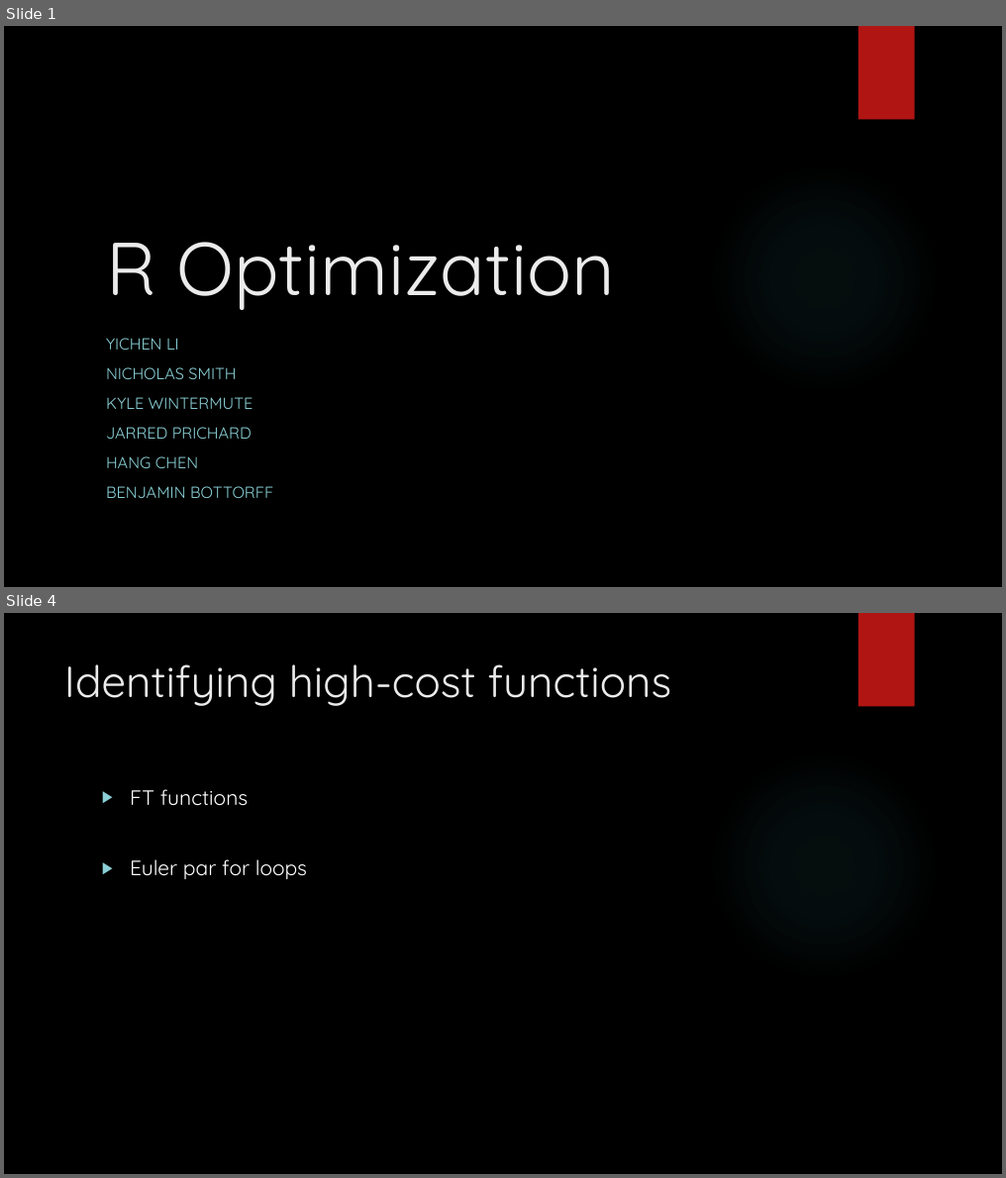
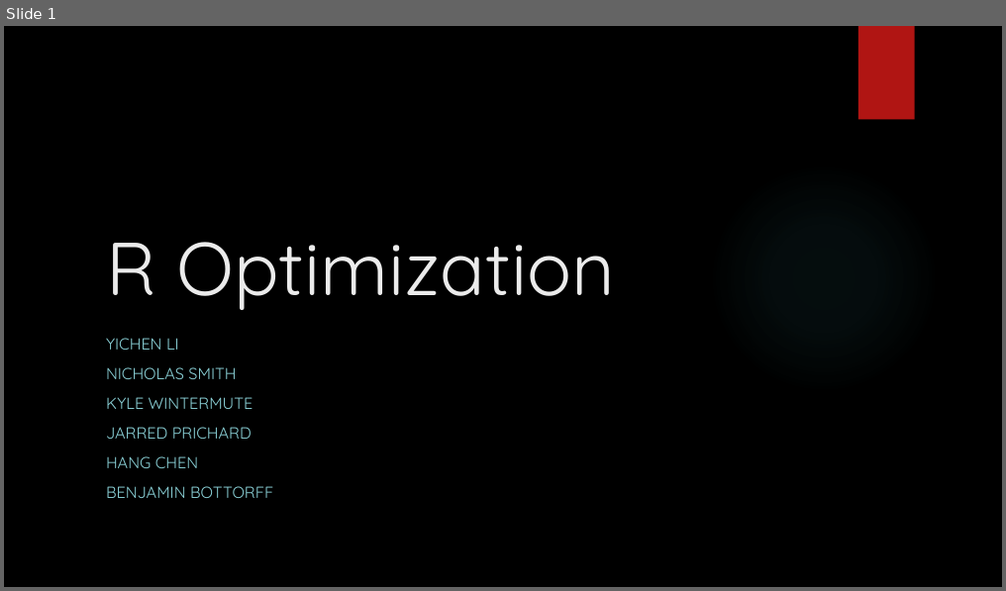
Before and after one commit to KWintermute/smp-project, a slide deck: se2presentation.pptx. Shown one above the other, each under a label of ours: slides 1 and 4 before the commit, slide 1 after it; the slides between them are not shown. The pictures are 1006x1178 and 1006x591 pixels, drawn with LibreOffice and Linux fonts; fonts in the diff are those of the drawing; background and template pictures are left out. Boxes give left, top, right and bottom in pixels: in the first picture for what was removed or moved away, otherwise in the second. Text is boxed around its words. In the diff, an @@ line names an element or a change of style, - is before the commit and + after.

```diff
--- a/se2presentation.pptx
+++ b/se2presentation.pptx
@@ slide 4 removed at (4,613,1002,1174), background picture (left out); not listed: 2 template elements that a slide beside it also shows @@
@@ title removed at (64,664,672,706) @@
-Identifying high-cost functions
@@ text removed at (130,789,307,879) @@
-▶ FT functions
-▶ Euler par for loops
```
Also in this commit, not shown: 1 slide changed, 6 slides added, 3 other slides removed.
